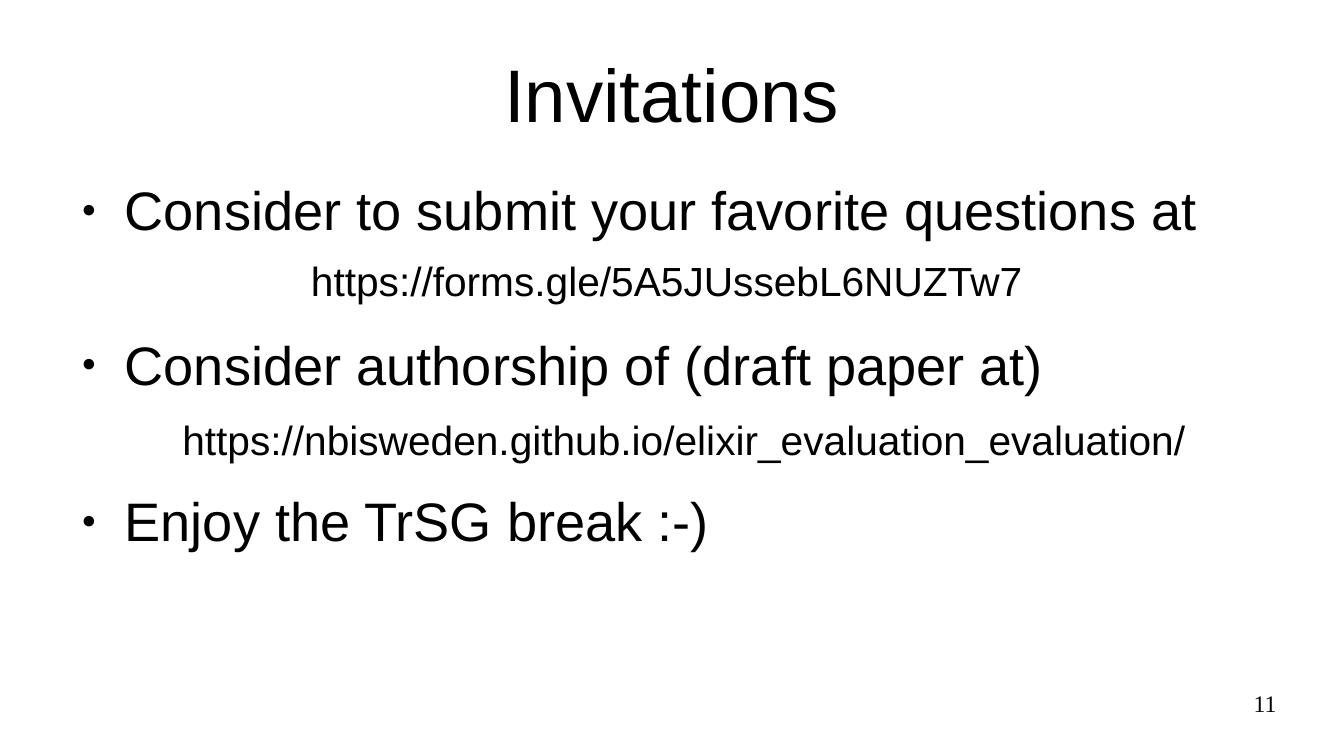
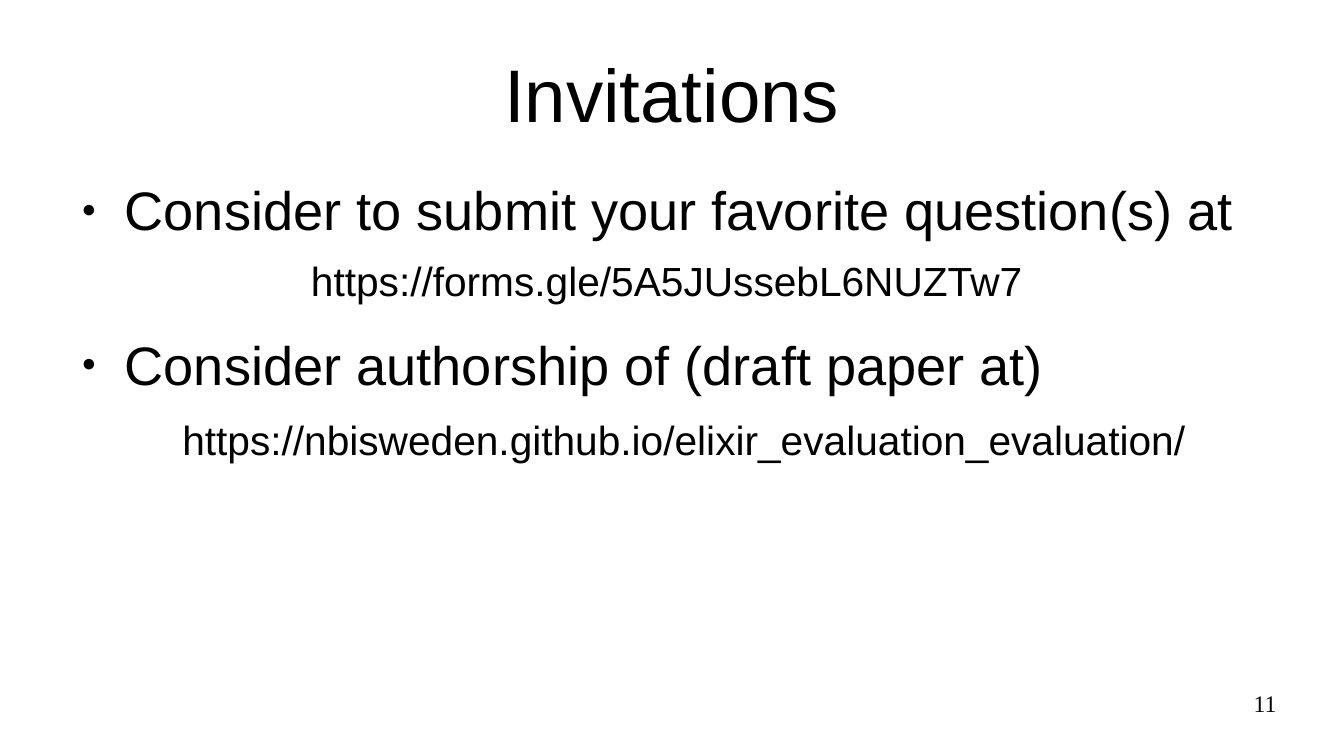
Before and after one commit to NBISweden/elixir_evaluation_evaluation, a slide deck: slide 11 of docs/presentations/step_1.odp. Drawn at 1344x756 pixels with LibreOffice and Linux fonts; fonts in the diff are those of the drawing. Boxes give left, top, right and bottom in pixels: in the first picture for what was removed or moved away, otherwise in the second. Text is boxed around its words. In the diff, an @@ line names an element or a change of style, - is before the commit and + after.

```diff
--- a/docs/presentations/step_1.odp
+++ b/docs/presentations/step_1.odp
@@ text at bbox=[125, 190, 1232, 303]: text changed @@
-● Consider to submit your favorite questions at
-  https://forms.gle/5A5JUssebL6NUZTw7
+● Consider to submit your favorite question(s) at
+  https://forms.gle/5A5JUssebL6NUZTw7
@@ text at bbox=[125, 501, 643, 551]: paragraph removed @@
-● Enjoy the TrSG break :-)
```
Also in this commit, not shown: 3 other slides changed, 1 slide added, 3 other files.
